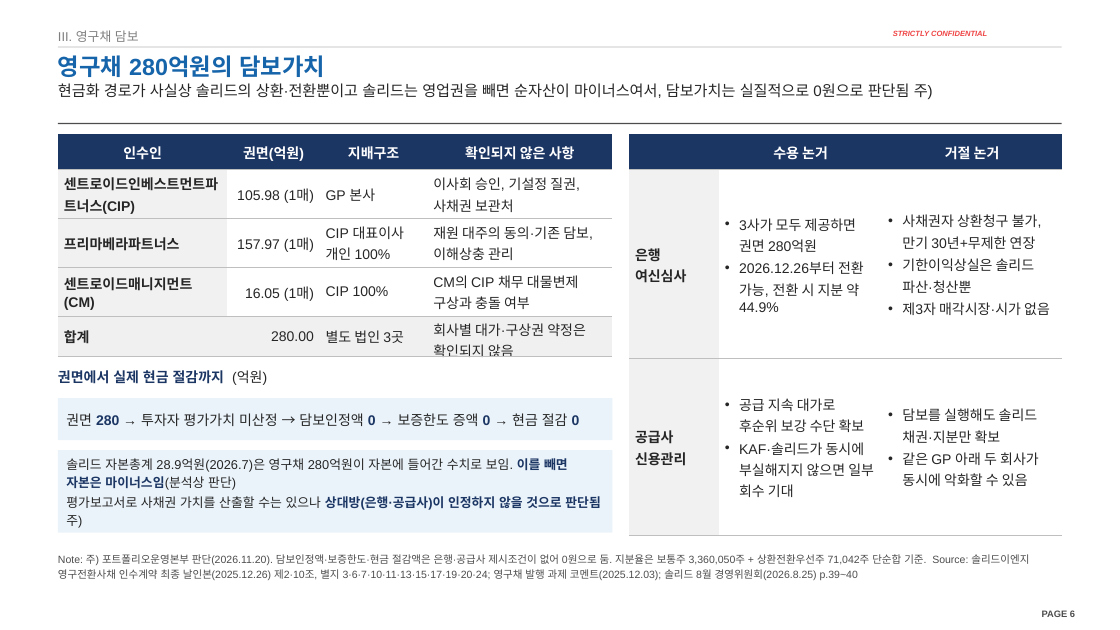
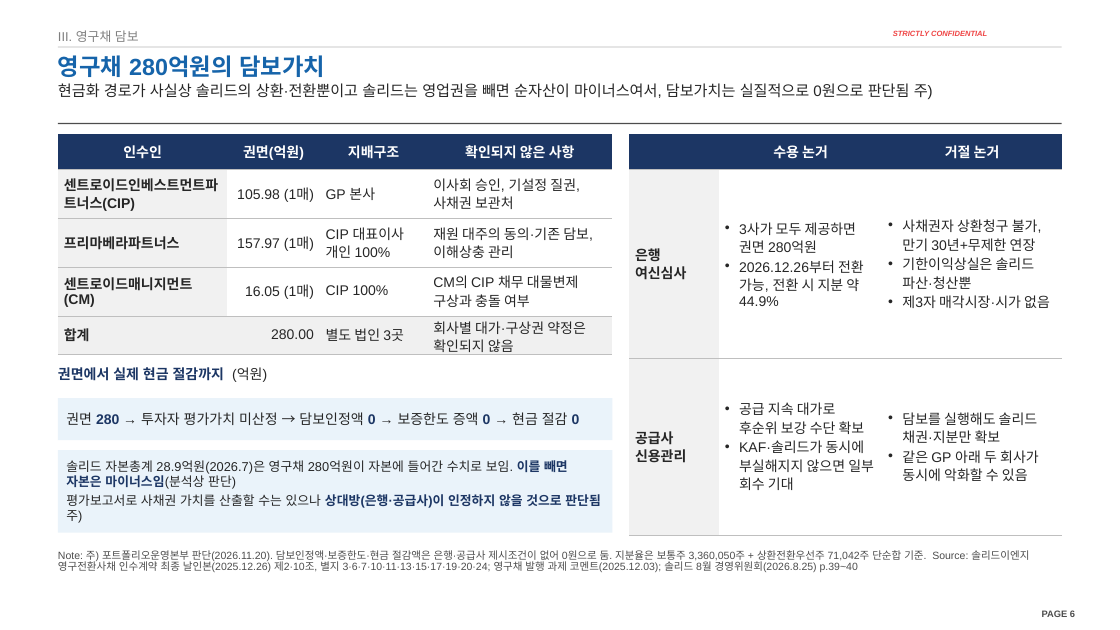
Before and after one commit to jogyesung/GS-Secretary, a slide deck: slide 6 of outputs/CIP_KAF_솔리드_자금조달차질_시나리오_20261120v3.pptx. Drawn at 1120x630 pixels with LibreOffice and Linux fonts; fonts in the diff are those of the drawing; background and template pictures are left out. Boxes give left, top, right and bottom in pixels: in the first picture for what was removed or moved away, otherwise in the second. Text is boxed around its words. In the diff, an @@ line names an element or a change of style, - is before the commit and + after.

```diff
--- a/outputs/CIP_KAF_솔리드_자금조달차질_시나리오_20261120v3.pptx
+++ b/outputs/CIP_KAF_솔리드_자금조달차질_시나리오_20261120v3.pptx
@@ table at box(58, 134, 613, 359) @@
@@ line spacing 1.05 to 0.91 @@
@@ table at box(629, 134, 1062, 535) @@
@@ line spacing 1.05 to 0.91 @@
@@ text "권면에서 실제 현금 절감까지 (억원)" at box(58, 367, 267, 382): line spacing 1.12 to 0.97 @@
@@ rectangle "솔리드 자본총계 28.9억원(2026.7)은 영구채 280억원이 ..." at box(58, 450, 613, 533): line spacing 1.12 to 0.97 @@
@@ text "Note: 주) 포트폴리오운영본부 판단(2026.11.20). 담보인정액·보증한도·현금 ..." at box(58, 550, 1029, 573): line spacing 1.2 to 0.9 @@
```
Also in this commit, not shown: 22 other slides changed, 1 other file.
